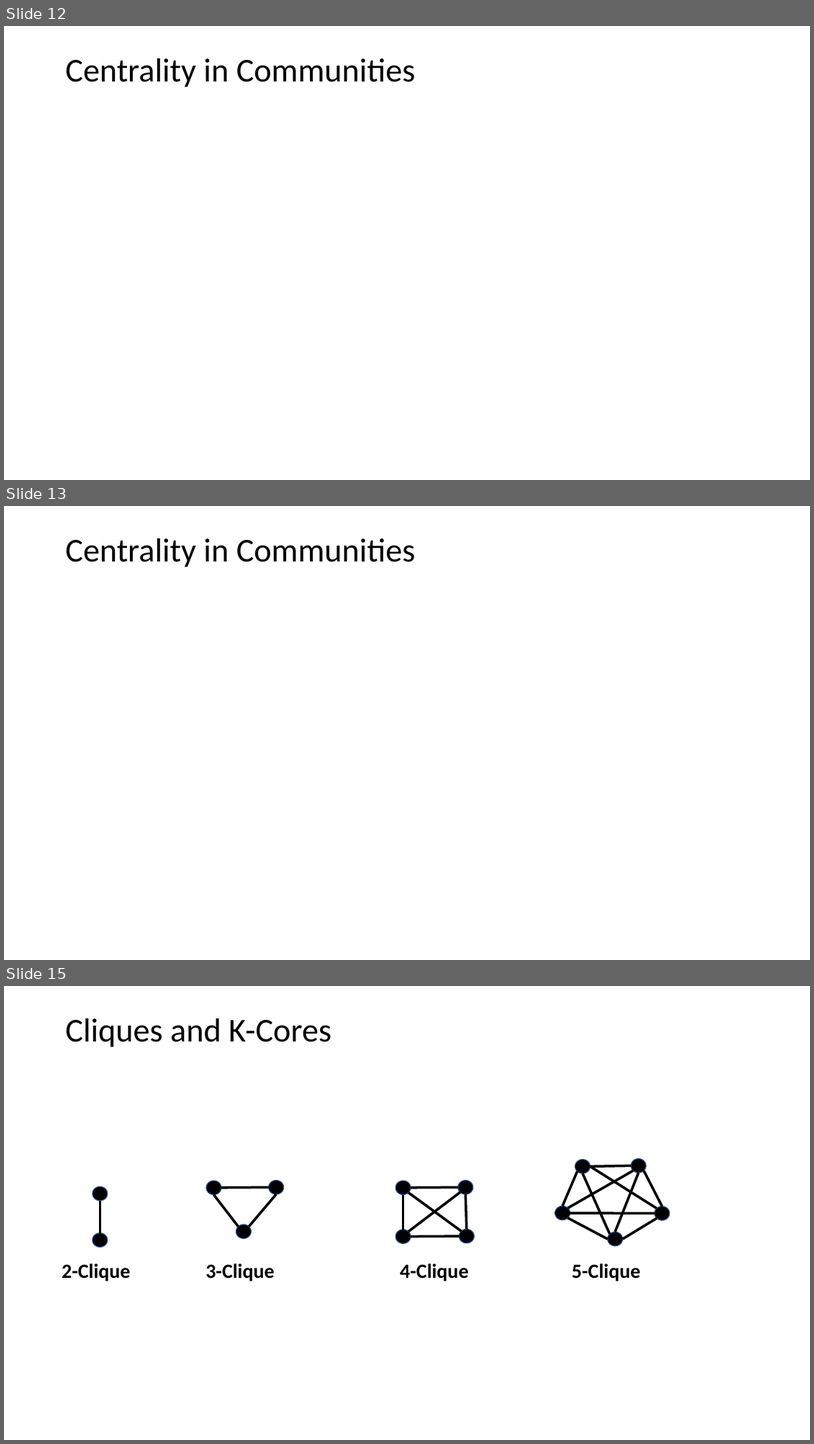
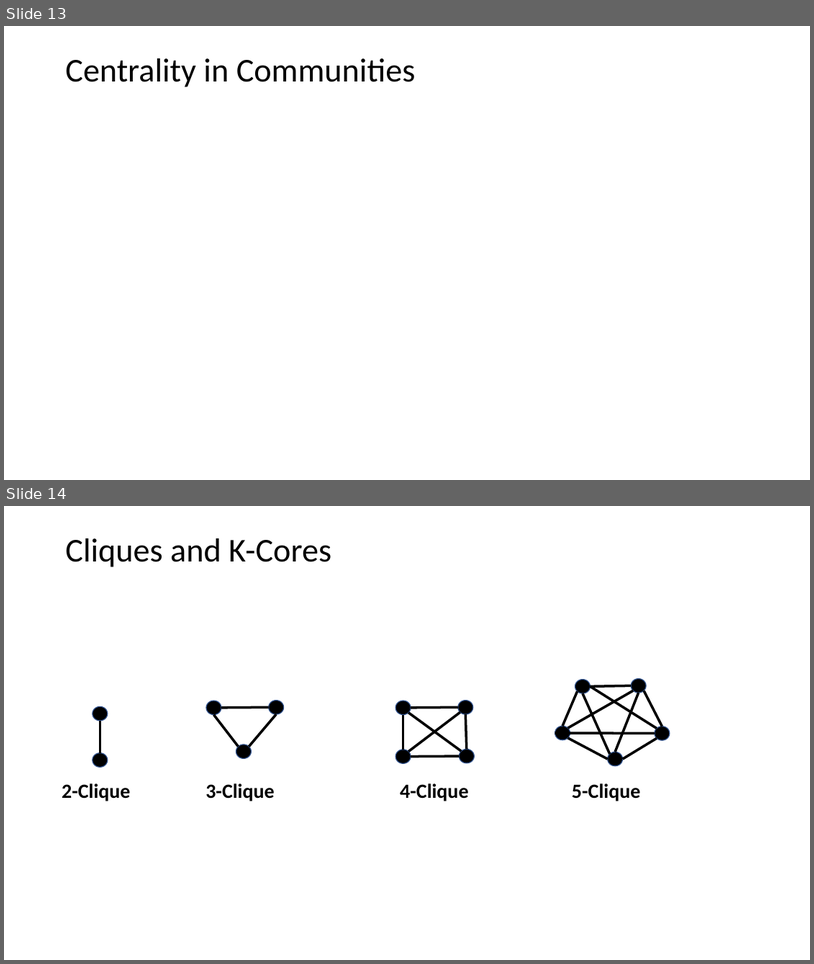
Before and after one commit to StephenElston/CSCI-E-108, a slide deck: slides/8_SocialNetworkAnalysis.pptx. Shown one above the other, each under a label of ours: slides 12, 13 and 15 before the commit, slides 13 and 14 after it; the slides between them are not shown. The pictures are 814x1444 and 814x964 pixels, drawn with LibreOffice and Linux fonts; fonts in the diff are those of the drawing; grey boxes stand for pictures. Boxes give left, top, right and bottom in pixels: in the first picture for what was removed or moved away, otherwise in the second. Text is boxed around its words. In the diff, an @@ line names an element or a change of style, - is before the commit and + after.

```diff
--- a/slides/8_SocialNetworkAnalysis.pptx
+++ b/slides/8_SocialNetworkAnalysis.pptx
@@ slide 13 removed at (4,506,810,960), background #FFFFFF @@
@@ title removed at (65,538,416,567) @@
-Centrality in Communities
@@ what was slide 12 is now slide 13 @@
@@ what was slide 15 is now slide 14 @@
```
Also in this commit, not shown: 5 slides changed, 1 slide added, 1 other slide removed.
